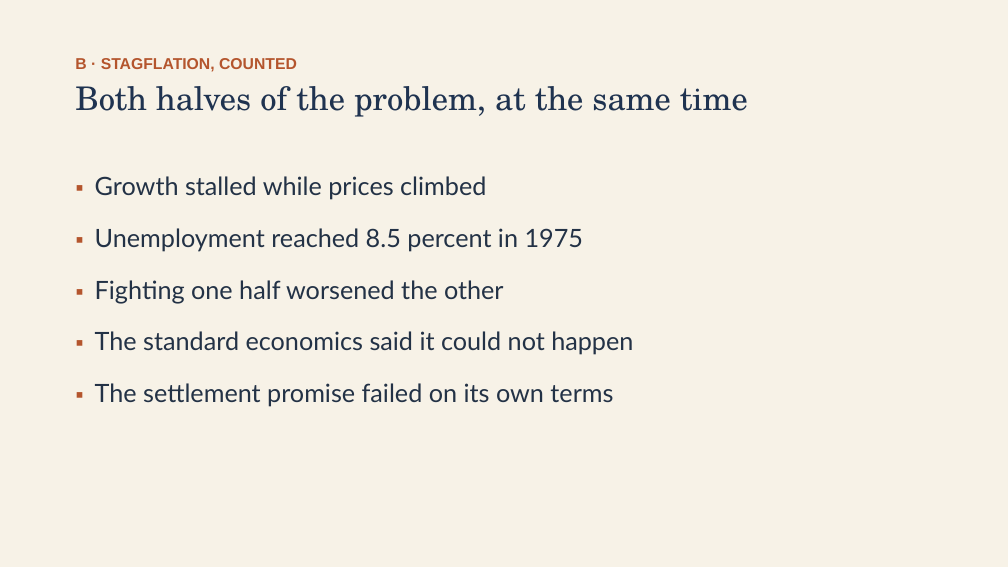
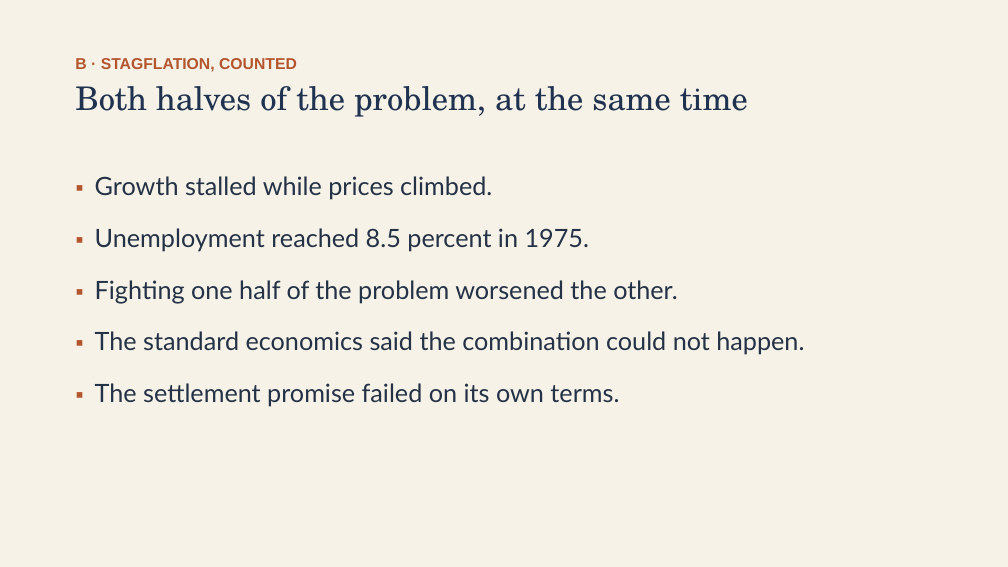
Before and after one commit to ab17gthb/humanities-curriculum-group, a slide deck: slide 8 of modern-america/lesson-01/lesson-01-slides.pptx. Drawn at 1008x567 pixels with LibreOffice and Linux fonts; fonts in the diff are those of the drawing. Boxes give left, top, right and bottom in pixels: in the first picture for what was removed or moved away, otherwise in the second. Text is boxed around its words. In the diff, an @@ line names an element or a change of style, - is before the commit and + after.

```diff
--- a/modern-america/lesson-01/lesson-01-slides.pptx
+++ b/modern-america/lesson-01/lesson-01-slides.pptx
@@ text at [95,176,804,406]: text changed @@
-▪ Growth stalled while prices climbed
-▪ Unemployment reached 8.5 percent in 1975
-▪ Fighting one half worsened the other
-▪ The standard economics said it could not happen
-▪ The settlement promise failed on its own terms
+▪ Growth stalled while prices climbed.
+▪ Unemployment reached 8.5 percent in 1975.
+▪ Fighting one half of the problem worsened the other.
+▪ The standard economics said the combination could not happen.
+▪ The settlement promise failed on its own terms.
```
Also in this commit, not shown: 8 other slides changed, 6 other files.
